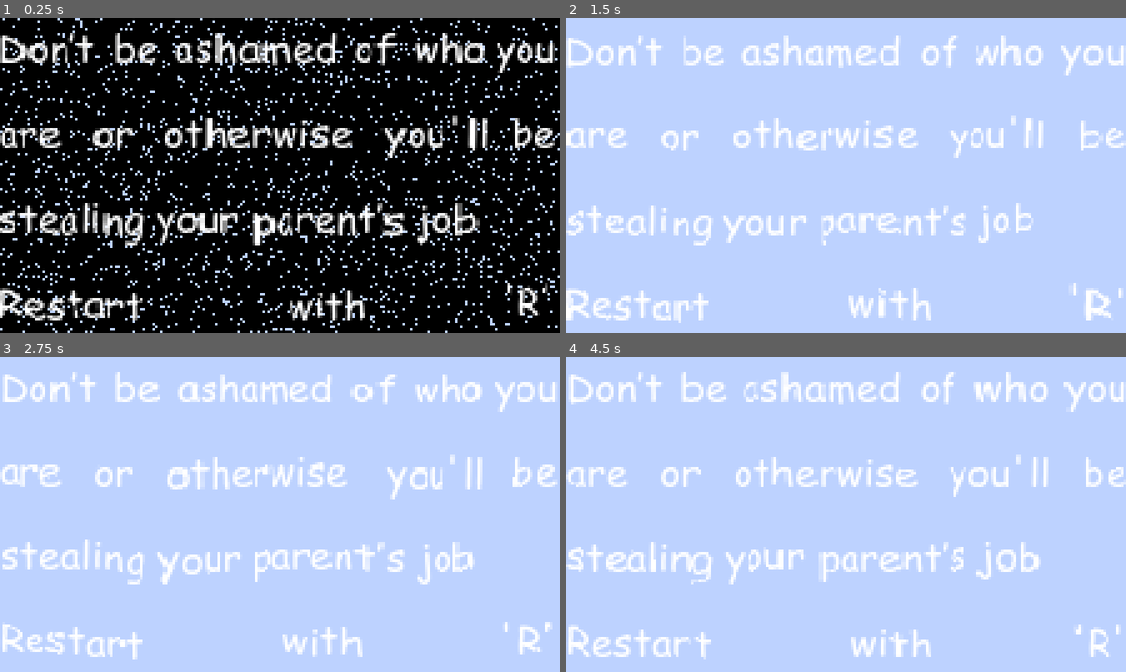
Above: before the commit, frames 1-4 (two rows, left to right).
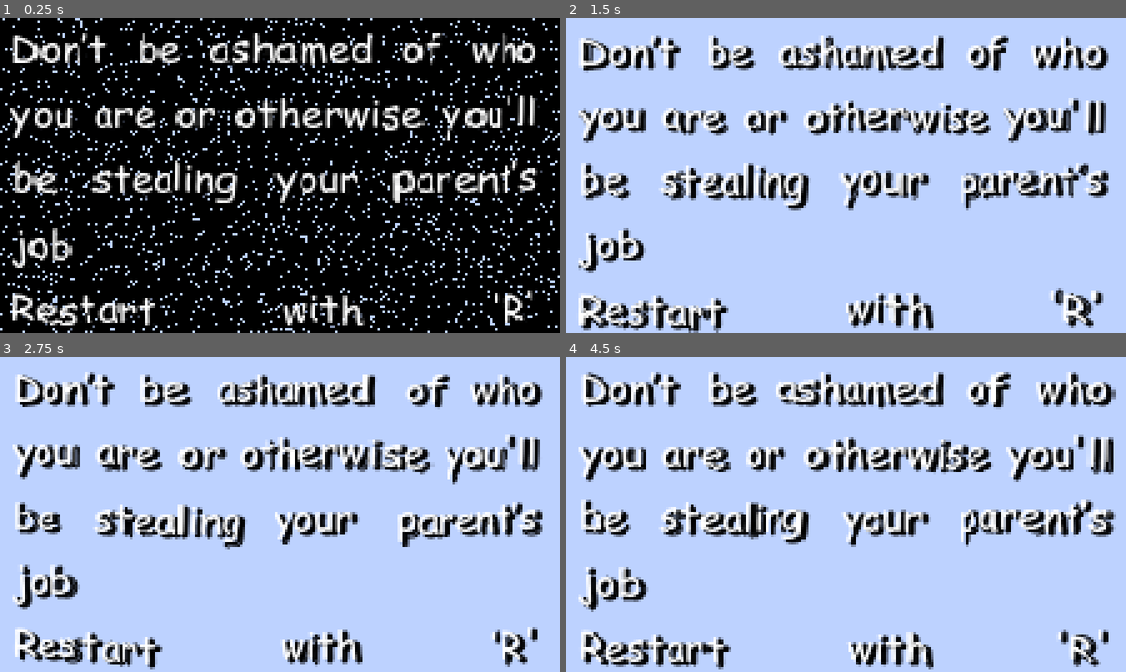
Above: after the commit, the same moments.

Repository: nobody-but-me/cute-kitty
Game: Godot game, scene res://scenes/ui/restart_text.tscn
The game is run twice, just before and just after one commit, with the same random seed, the same clock (stepped at 60 frames per second) and the same inputs. This scene is started directly instead of the project's main scene.
Inputs:
- Up to frame 1 (0.25 s): no input
- Up to frame 2 (1.5 s): tap Enter at 0.5 s; tap A (a) at 0.6 s; tap Space (jump) at 0.77 s; tap D (d) at 0.8, 1.35 s
- Up to frame 3 (2.75 s): tap Space (jump) at 1.52 s; tap A (a) at 1.55, 2.1 s; tap D (d) at 2.3 s
- Up to frame 4 (4.5 s): tap D (d) at 2.85, 3.8, 4.35 s; tap Space (jump) at 3.02, 3.77 s; tap A (a) at 3.05, 3.6 s; tap R (restart) at 4.15 s

The runs differ from the first frame. In frame 1, 22% of the frame differs, in the area x 0-100%, y 4-100%; in frame 2, 27%; in frame 3, 27%; in frame 4, 27%.
Error in both runs: Cannot call method 'add_child' on a null value. (res://scripts/global.gd:9)

Commit message:
Restart text shadow.

Diff:
--- a/scenes/ui/restart_text.tscn
+++ b/scenes/ui/restart_text.tscn
@@ -32,6 +32,34 @@
 shader_parameter/chromatic_aberration = false
 shader_parameter/aberration_strength = 1.0
 
+[sub_resource type="ShaderMaterial" id="ShaderMaterial_sxlna"]
+shader = ExtResource("1_sxlna")
+shader_parameter/jitter_strength = 2.0
+shader_parameter/jitter_speed = 0.1
+shader_parameter/jitter_frequency = 12.0
+shader_parameter/separate_xy = true
+shader_parameter/time_offset = 0.0
+shader_parameter/enable_rotation = true
+shader_parameter/rotation_strength = 0.179
+shader_parameter/rotation_speed = 0.218
+shader_parameter/rotation_frequency = 0.1
+shader_parameter/enable_scaling = true
+shader_parameter/scale_strength = 0.035
+shader_parameter/scale_speed = 2.5
+shader_parameter/scale_frequency = 6.0
+shader_parameter/base_scale = 1.0
+shader_parameter/text_color = Color(0, 0, 0, 1)
+shader_parameter/use_custom_color = true
+shader_parameter/shake_intensity = 1.0
+shader_parameter/enable_pixelation = true
+shader_parameter/pixel_size = 1.0
+shader_parameter/adaptive_pixels = true
+shader_parameter/enable_outline = true
+shader_parameter/outline_color = Color(0, 0, 0, 1)
+shader_parameter/outline_thickness = 1.0
+shader_parameter/chromatic_aberration = false
+shader_parameter/aberration_strength = 1.0
+
 [node name="CanvasLayer" type="CanvasLayer"]
 
 [node name="restart_text" type="Label" parent="."]
@@ -40,6 +68,9 @@
 anchors_preset = 15
 anchor_right = 1.0
 anchor_bottom = 1.0
+offset_left = 5.0
+offset_right = -8.0
+offset_bottom = 1.0
 grow_horizontal = 2
 grow_vertical = 2
 theme_override_fonts/font = ExtResource("2_sxlna")
@@ -49,6 +80,27 @@
 autowrap_mode = 3
 script = ExtResource("2_30uts")
 
+[node name="restart_text2" type="Label" parent="restart_text"]
+show_behind_parent = true
+z_index = -1
+material = SubResource("ShaderMaterial_sxlna")
+layout_mode = 1
+anchors_preset = 15
+anchor_right = 1.0
+anchor_bottom = 1.0
+offset_left = 2.0
+offset_top = 1.0
+offset_right = 2.0
+offset_bottom = 2.0
+grow_horizontal = 2
+grow_vertical = 2
+theme_override_constants/outline_size = 2
+theme_override_fonts/font = ExtResource("2_sxlna")
+text = "Retardation's a problem in mental development that result in a lack of intelligence... Restart with 'R'"
+horizontal_alignment = 3
+vertical_alignment = 3
+autowrap_mode = 3
+
 [node name="dead_timer" type="Timer" parent="restart_text"]
 wait_time = 2.0
 one_shot = true
--- a/scripts/components/restart_text.gd
+++ b/scripts/components/restart_text.gd
@@ -48,6 +48,7 @@
 
 	var txt: String = texts[selected_text] + "\nRestart with 'R'"
 	self.text = txt
+	$restart_text2.text = txt
 	return
 
 func _on_dead_timer_timeout() -> void:
Not shown: 1 places in scenes/ui/restart_text.tscn that only renumber resources
